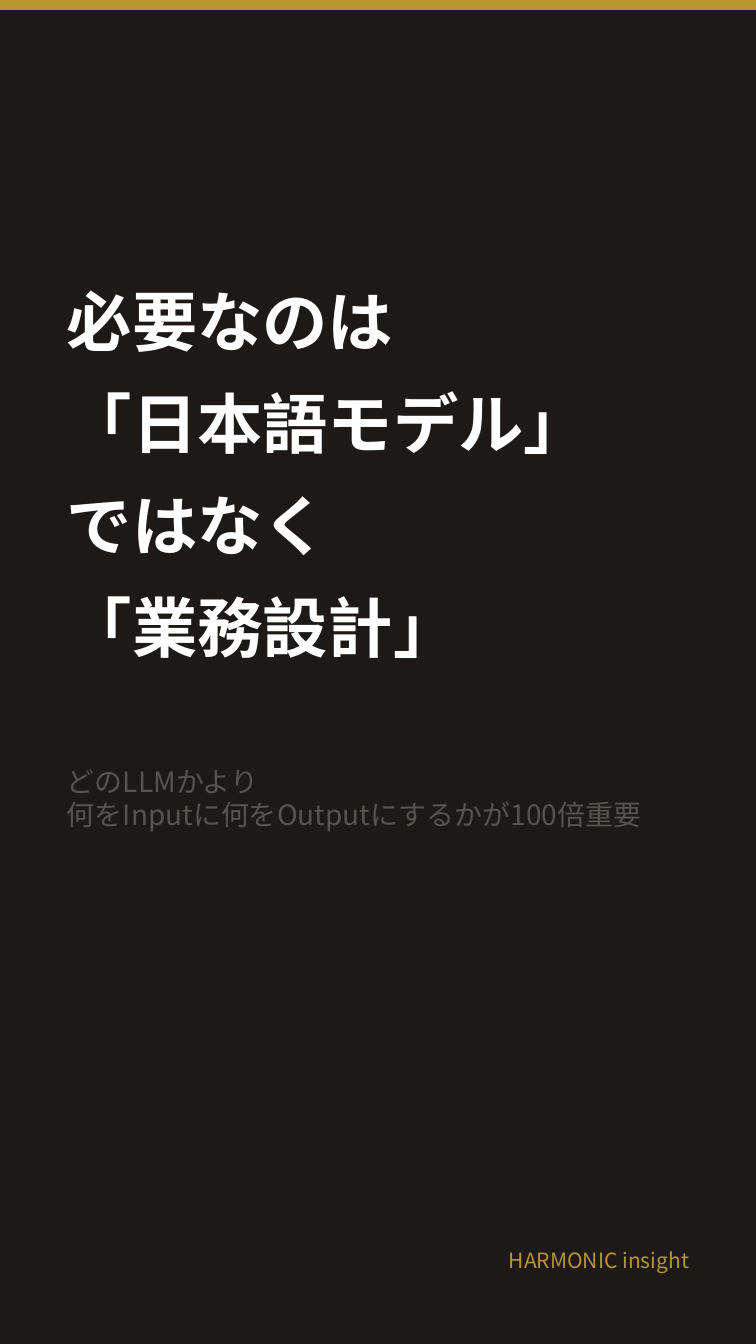
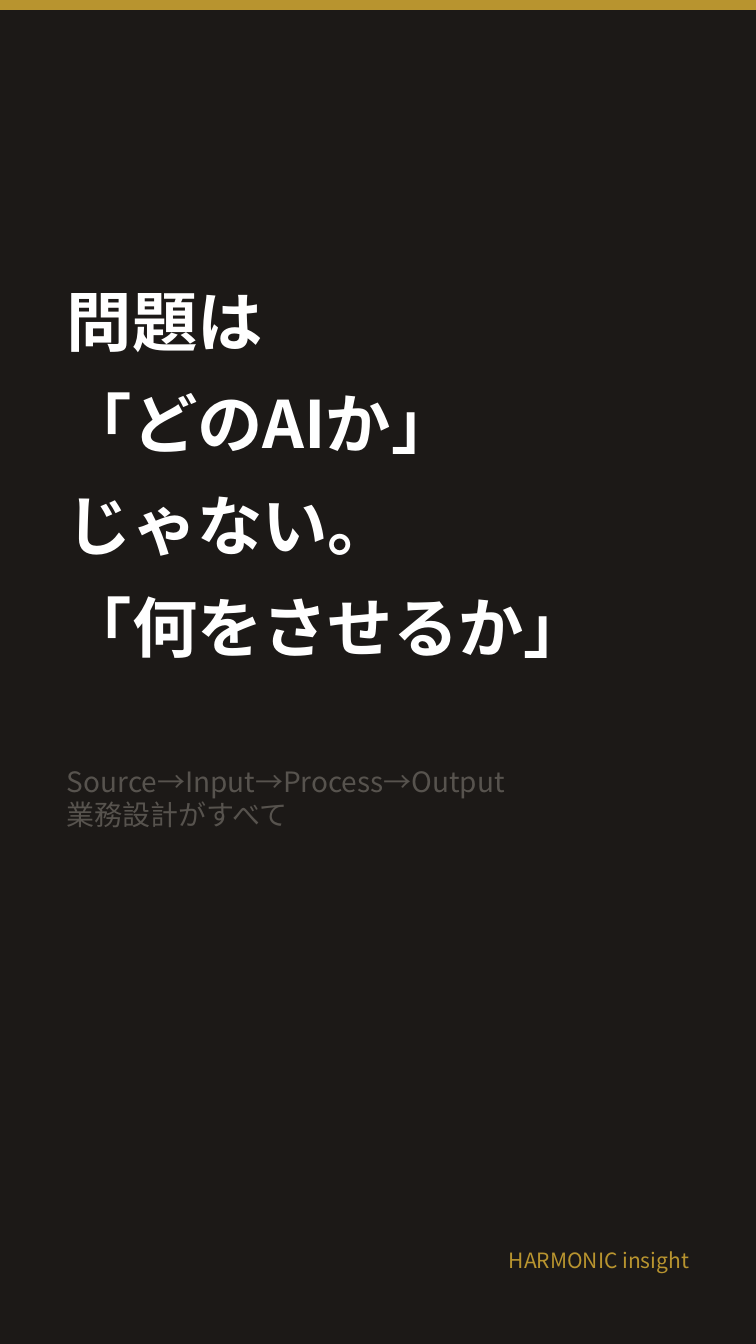
Before and after one commit to HarmonicInsight/harmonic-marketing, a slide deck: slide 5 of content/youtube/shorts/SHORT_LLM_03_nihongo_imi.pptx. Drawn at 756x1344 pixels with LibreOffice and Linux fonts; fonts in the diff are those of the drawing. Boxes give left, top, right and bottom in pixels: in the first picture for what was removed or moved away, otherwise in the second. Text is boxed around its words. In the diff, an @@ line names an element or a change of style, - is before the commit and + after.

```diff
--- a/content/youtube/shorts/SHORT_LLM_03_nihongo_imi.pptx
+++ b/content/youtube/shorts/SHORT_LLM_03_nihongo_imi.pptx
@@ text at (67, 293, 589, 658): text changed @@
-必要なのは
-「日本語モデル」
-ではなく
-「業務設計」
+問題は
+「どのAIか」
+じゃない。
+「何をさせるか」
@@ text at (67, 771, 505, 827): text changed @@
-どのLLMかより
-何をInputに何をOutputにするかが100倍重要
+Source→Input→Process→Output
+業務設計がすべて
```
Also in this commit, not shown: 2 other slides changed, 3 slides added, 3 slides removed, 17 other files.
